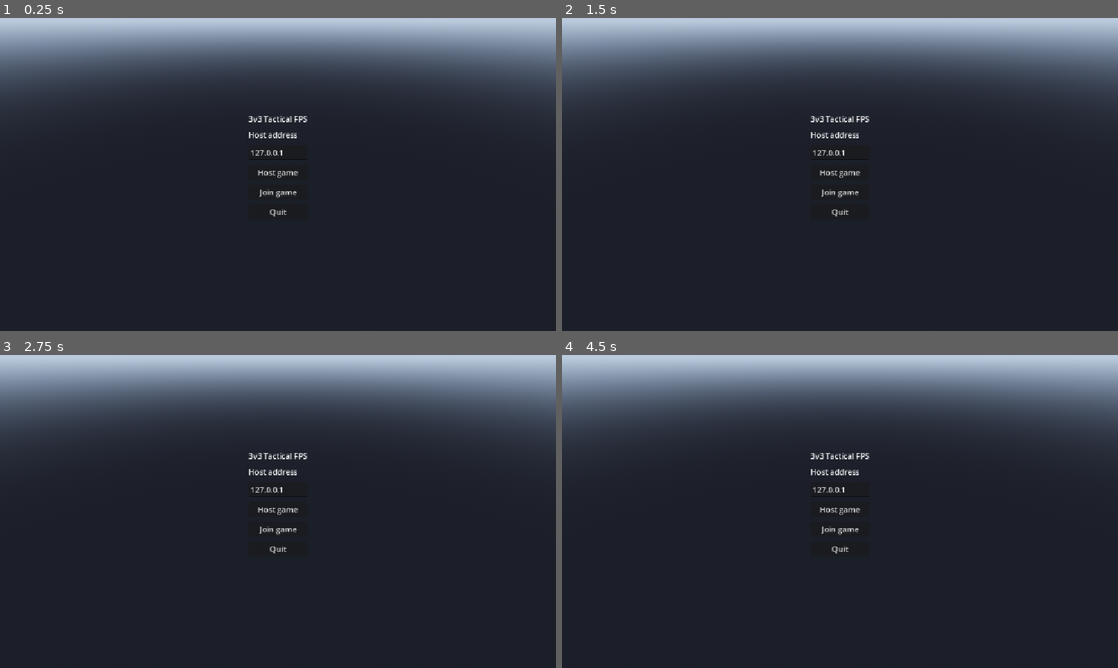
Above: before the commit, frames 1-4 (two rows, left to right).
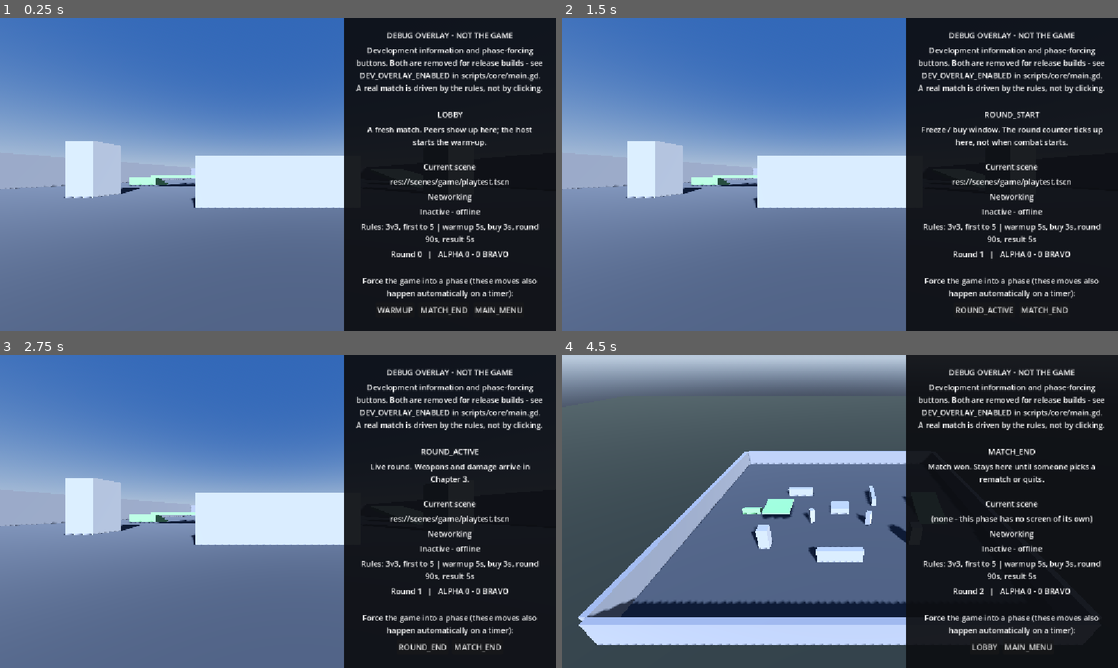
Above: after the commit, the same moments.

Repository: haroonirfan123/tactical-fps
Game: Godot game, scene res://scenes/core/main.tscn
The game is run twice, just before and just after one commit, with the same random seed, the same clock (stepped at 60 frames per second) and the same inputs.
Inputs (mouse positions are in pixels of both pictures, inside the frame that each line leads up to):
- Up to frame 1 (0.25 s): no input
- Up to frame 2 (1.5 s): click (956, 309) at 0.5 s, where only the run after the commit has a clickable "WARMUP"; click (984, 309) at 1.25 s, where only the run after the commit has a clickable "ROUND_START"
- Up to frame 3 (2.75 s): click (422, 646) at 2 s, where only the run after the commit has a clickable "ROUND_ACTIVE"
- Up to frame 4 (4.5 s): click (984, 646) at 2.75 s, where only the run after the commit has a clickable "ROUND_END"; click (984, 646) at 3.5 s, where only the run after the commit has a clickable "ROUND_START"; click (1045, 646) at 4.25 s, where only the run after the commit has a clickable "MATCH_END"

The runs differ from the first frame. In frame 1, 75% of the frame differs, in the area x 0-100%, y 0-100%; in frame 2, 75%; in frame 3, 75%; in frame 4, 64%.

Commit message:
Add the Chapter 2 playtest environment and boot directly into it
The game now starts in a playable test environment rather than the main menu,
so F5 goes straight to movement testing. Chapter 1's menu, router and phase
machine are untouched and still work.

playtest.tscn instances the existing placeholder environment rather than
duplicating it, spawns the Player at AlphaSpawn, and disables the
placeholder's overview camera so the player's own camera is the only one.
The scene exposes its player as @export so later chapters can reach it.

placeholder_environment.gd gains the three surfaces a movement controller has
to be tested on, none of which existed in the flat grey box:
- a 15 degree ramp, a 4-step staircase, and a 1.2 m low overhang to crouch
  under. The overhang sits deliberately between the crouched height of 1.1 m
  and the standing height of 1.8 m, which is the only way to prove that
  standing up inside it is refused.
They are generated from shared helpers, in a distinct colour, and are
documented as having no gameplay purpose - Chapter 7 deletes them with the rest
of the placeholder.

The ramp's low end is seated so its top surface is flush with the floor at
y = 0. Seating the box's lowest corner on the ground instead - the obvious
approach - leaves an 0.48 m lip at the bottom that the controller cannot
climb, so the ramp is unusable.

main.gd gains BOOT_INTO_PLAYTEST, and playtest is mapped to every in-match
phase. When two phases map to the same PackedScene the existing instance is
reused rather than respawned, so a phase change does not teleport the player
back to spawn. The main menu is the one screen with no overlay, so the debug
readout does not sit on top of it.

Diff:
--- /dev/null
+++ b/scenes/game/playtest.tscn
@@ -0,0 +1,9 @@
+[gd_scene load_steps=3 format=3]
+
+[ext_resource type="Script" path="res://scripts/game/playtest.gd" id="1_playtest"]
+[ext_resource type="PackedScene" path="res://scenes/game/placeholder_environment.tscn" id="2_environment"]
+
+[node name="Playtest" type="Node3D"]
+script = ExtResource("1_playtest")
+
+[node name="Environment" parent="." instance=ExtResource("2_environment")]
--- a/scripts/core/main.gd
+++ b/scripts/core/main.gd
@@ -23,18 +23,50 @@
 
 const DEV_OVERLAY := preload("res://scenes/ui/dev_overlay.tscn")
 
+## Chapter 2 boots straight into the playtest, because there is no real game to
+## go to yet: no lobby, no team select, nothing to choose. The main menu still
+## exists and still works, it is simply not the front door for now.
+##
+## This is the whole of the temporary arrangement. Set it to false and the game
+## opens on the Chapter 1 main menu again; Chapter 4 does exactly that, once
+## there is a real lobby worth entering.
+const BOOT_INTO_PLAYTEST := true
+
 ## Phase -> screen scene. Phases with no entry fall through to the debug
 ## overlay plus the placeholder arena, which is correct for every phase until
 ## each one has a scene of its own.
+##
+## All five gameplay phases deliberately share one scene. They are different
+## phases of the same thing - a match with a player in it - and none of them has
+## its own presentation yet, so there is nothing to distinguish between them.
+## Once rounds have a real round-start screen, that phase gets its own entry
+## here and the rest stay pointed at the playtest.
 const SCREENS := {
 	GamePhase.Phase.MAIN_MENU: preload("res://scenes/ui/main_menu.tscn"),
+	GamePhase.Phase.LOBBY: preload("res://scenes/game/playtest.tscn"),
+	GamePhase.Phase.WARMUP: preload("res://scenes/game/playtest.tscn"),
+	GamePhase.Phase.ROUND_START: preload("res://scenes/game/playtest.tscn"),
+	GamePhase.Phase.ROUND_ACTIVE: preload("res://scenes/game/playtest.tscn"),
+	GamePhase.Phase.ROUND_END: preload("res://scenes/game/playtest.tscn"),
 }
+
+## Screens that bring their own complete interface, where the debug overlay
+## would only get in the way. Every other screen keeps the overlay up, which is
+## what lets the playtest report FPS, player position and movement state while
+## it is being played.
+const SCREENS_WITHOUT_OVERLAY := [
+	GamePhase.Phase.MAIN_MENU,
+]
 
 @onready var _screen_host: Node = %ScreenHost
 @onready var _placeholder: Node3D = %PlaceholderEnvironment
 
 ## The screen currently in the tree, if any. Freed on every phase change.
 var _current_screen: Node = null
+
+## Which [PackedScene] [member _current_screen] was built from, so a phase
+## change between two phases that share a screen can be recognised and ignored.
+var _current_screen_scene: PackedScene = null
 
 ## Null when [constant DEV_OVERLAY_ENABLED] is false.
 var _dev_overlay: CanvasLayer = null
@@ -48,6 +80,12 @@
 		# Assigned before adding, so the overlay's _ready can already read it.
 		_dev_overlay.screen_host = _screen_host
 		add_child(_dev_overlay)
+
+	# Done before the first render below, so the main menu is never even
+	# instantiated on the way into the playtest. GameManager has already run
+	# its own _ready by now, because autoloads are set up before the main scene.
+	if BOOT_INTO_PLAYTEST:
+		GameManager.change_state(GamePhase.Phase.LOBBY)
 
 	# The game is already in a phase by the time this scene loads, so render
 	# once here instead of only reacting to future changes.
@@ -73,21 +111,41 @@
 
 
 ## Removes the outgoing screen and instantiates the incoming one, if this phase
-## has a real screen. Hides the placeholder and the overlay when it does.
+## has a real screen.
 func _swap_screen(phase: int) -> void:
+	var wanted: PackedScene = SCREENS.get(phase, null)
+
+	# Several phases share one screen on purpose. Rebuilding it between them
+	# would throw away live state for nothing - most visibly the player, who
+	# would respawn at the top of the map on every round transition. Keeping
+	# the live instance is also the behaviour a real game wants: the match does
+	# not restart because the round counter moved.
+	if wanted != null and wanted == _current_screen_scene and is_instance_valid(_current_screen):
+		_apply_screen_mode(phase)
+		return
+
 	if _current_screen != null:
 		_current_screen.queue_free()
 		_current_screen = null
+	_current_screen_scene = null
 
-	if SCREENS.has(phase):
-		_current_screen = SCREENS[phase].instantiate()
+	if wanted != null:
+		_current_screen = wanted.instantiate()
+		_current_screen_scene = wanted
 		_screen_host.add_child(_current_screen)
 
-	# A real screen means a real phase is fully handled, so the placeholder
-	# arena and the debug overlay both stand down. They return together for
-	# every other phase, which is the correct fallback until each has a scene
-	# of its own.
-	var showing_fallback: bool = _current_screen == null
-	_placeholder.visible = showing_fallback
+	_apply_screen_mode(phase)
+
+
+## Decides which development scaffolding is on screen.
+func _apply_screen_mode(phase: int) -> void:
+	# [member PlaceholderEnvironment] is the fallback for phases with no screen
+	# of their own. Note that the playtest brings its own copy of the same
+	# environment, so while a screen is showing this one is hidden rather than
+	# absent. That is deliberate: it keeps the Chapter 1 fallback intact for
+	# phases nothing has been written for yet, instead of every new screen
+	# having to own the arena.
+	_placeholder.visible = _current_screen == null
+
 	if _dev_overlay != null:
-		_dev_overlay.visible = showing_fallback
+		_dev_overlay.visible = not SCREENS_WITHOUT_OVERLAY.has(phase)
--- a/scripts/game/placeholder_environment.gd
+++ b/scripts/game/placeholder_environment.gd
@@ -1,7 +1,7 @@
 class_name PlaceholderEnvironment
 extends Node3D
-## A throwaway grey-box arena. It exists for one reason: to prove that the
-## project renders, lights and simulates before there is a real map to load.
+## A throwaway grey-box arena. It exists for one reason: to give the player
+## something solid to stand on, walk into, and fail to walk through.
 ##
 ## [b]Everything in here is disposable.[/b] Chapter 7 deletes this scene and
 ## replaces it with the real map. Nothing outside [GameManager] should ever
@@ -10,11 +10,18 @@
 ## then.
 ##
 ## What lives in the [code].tscn[/code] and what lives here is a deliberate
-## split. The ground, walls, sky, light and camera are [b]authored[/b] in the
-## scene file so they can be clicked and adjusted in the Inspector. The cover
-## blocks are [b]generated[/b] because they are near-identical, and a loop is
-## a better home for them than a dozen copy-pasted nodes that all have to be
-## deleted again in Chapter 7.
+## split. The ground, walls, sky, light, camera and spawn points are
+## [b]authored[/b] in the scene file so they can be clicked and adjusted in the
+## Inspector. Everything below is [b]generated[/b], because each piece is
+## near-identical and a loop is a better home for it than a dozen copy-pasted
+## nodes that all have to be deleted again in Chapter 7.
+##
+## The generated groups, in the order they are built:
+## [codeblock]
+## Cover - chest-high blocks to walk around and hide behind
+## Ramp  - one sloped slab, to prove the controller follows sloping ground
+## Steps - a short staircase, to prove the step-up logic
+## [/codeblock]
 
 ## Cover block layout. Each entry is [code][centre, size, yaw_degrees][/code].
 ## Positions are metres relative to the centre of the floor, with [code]y = 0[/code]
@@ -32,24 +39,62 @@
 	[Vector3(0.0, 0.0, 16.0), Vector3(8.0, 2.5, 1.0), 0.0],
 ]
 
+# --- Movement test features (Chapter 2) -------------------------------
+# These have no gameplay purpose whatsoever. They exist so the movement
+# controller can be walked over something that is not a flat plane, because a
+# controller that only ever gets tested on a flat floor hides every one of its
+# real bugs: no slope following, no step climbing, no floor snapping.
+
+## One sloped slab on the east side. 15 degrees is a clear, unambiguous grade -
+## shallow enough that the controller has no excuse for bouncing off it, steep
+## enough that a failure to follow the surface is obvious from across the room.
+const RAMP_CENTRE := Vector3(20.0, 0.0, 0.0)
+const RAMP_SIZE := Vector3(6.0, 0.5, 10.0)
+const RAMP_PITCH_DEGREES := 15.0
+
+## A staircase on the west side. Each step rises [constant STEP_RISE], which is
+## deliberately under the controller's 0.4 m step height so walking up it is
+## seamless; raise it above that value and the player has to jump, which is also
+## a useful thing to be able to test.
+const STEP_ORIGIN := Vector3(-20.0, 0.0, -1.2)
+const STEP_COUNT := 4
+const STEP_RISE := 0.3
+const STEP_TREAD := 0.6
+const STEP_WIDTH := 4.0
+
+## A low slab to crouch under. [constant OVERHANG_CLEARANCE] is the gap between
+## the floor and its underside, and it is the number that matters: it sits
+## above the crouched height of 1.1 m and below the standing height of 1.8 m, so
+## the player fits underneath only while crouched. Standing up inside it has to
+## be refused, and the only way to prove that is to build something to refuse it
+## inside of.
+const OVERHANG_CENTRE := Vector3(-14.0, 0.0, 0.0)
+const OVERHANG_CLEARANCE := 1.2
+const OVERHANG_THICKNESS := 0.4
+
 ## Shared by every generated block. One material for all of them keeps the
 ## generated geometry visually distinct from the authored floor and walls,
 ## which makes it obvious at a glance what was made in code.
 const COVER_COLOUR := Color(0.52, 0.54, 0.57)
 
+## The movement test features get their own colour so it is immediately clear
+## which geometry exists to be tested and which exists to be played around.
+const TEST_COLOUR := Color(0.45, 0.62, 0.48)
+
 
 func _ready() -> void:
 	_build_cover()
+	_build_ramp()
+	_build_steps()
+	_build_overhang()
 
 
 ## Builds one [StaticBody3D] per entry in [constant COVER_BLOCKS]. A
-## [StaticBody3D] rather than a bare [MeshInstance3D] because Chapter 3's
-## player is a [CharacterBody3D] and would fall straight through a mesh that
-## has no collision shape.
+## [StaticBody3D] rather than a bare [MeshInstance3D] because the player is a
+## [CharacterBody3D] and would fall straight through a mesh that has no
+## collision shape.
 func _build_cover() -> void:
-	var material := StandardMaterial3D.new()
-	material.albedo_color = COVER_COLOUR
-	material.roughness = 1.0
+	var material := _make_material(COVER_COLOUR)
 
 	for i in COVER_BLOCKS.size():
 		var block: Array = COVER_BLOCKS[i]
@@ -57,33 +102,94 @@
 		var size: Vector3 = block[1]
 		var yaw_degrees: float = block[2]
 
-		# Each block is its own StaticBody3D so it can be moved, rotated or
-		# deleted on its own later without unpicking a shared parent.
-		var body := StaticBody3D.new()
-		body.name = "Cover%d" % (i + 1)
+		var body := _add_box("Cover%d" % (i + 1), size, material)
 		# Lifted by half its height so the box rests on the floor instead of
 		# straddling it.
 		body.position = centre + Vector3(0.0, size.y * 0.5, 0.0)
 		body.rotation.y = deg_to_rad(yaw_degrees)
 
-		var mesh_instance := MeshInstance3D.new()
-		# Named explicitly. An unnamed node added at runtime gets an auto
-		# generated name like @MeshInstance3D@412, which is unreadable in the
-		# remote scene tree and impossible to address with get_node().
-		mesh_instance.name = "Mesh"
-		var box_mesh := BoxMesh.new()
-		box_mesh.size = size
-		mesh_instance.mesh = box_mesh
-		mesh_instance.material_override = material
-		body.add_child(mesh_instance)
 
-		# Mesh and collider are sized separately on purpose. Editing the mesh
-		# to look right should never silently change what you can walk into.
-		var collision := CollisionShape3D.new()
-		collision.name = "Collision"
-		var box_shape := BoxShape3D.new()
-		box_shape.size = size
-		collision.shape = box_shape
-		body.add_child(collision)
+## Builds the single sloped slab.
+func _build_ramp() -> void:
+	var pitch := deg_to_rad(RAMP_PITCH_DEGREES)
+	var body := _add_box("Ramp", RAMP_SIZE, _make_material(TEST_COLOUR))
+	body.position = RAMP_CENTRE + Vector3(0.0, _ramp_centre_height(RAMP_SIZE, pitch), 0.0)
+	body.rotation.x = pitch
 
-		add_child(body)
+
+## How far to lift a sloped box so its [b]top surface at the low end[/b] lands on
+## the floor.
+##
+## This is not the same as seating the box's lowest corner on the ground, which
+## is the obvious thing to try and is wrong here: a box rotates about its
+## centre, so seating the corner leaves the low end of the walking surface
+## floating half the box's thickness above the floor. The player then faces a
+## lip they cannot step over and a slab they cannot get onto, which looks
+## exactly like broken slope handling.
+##
+## Sinking the top surface to the floor instead buries the underside of the
+## slab below it, which is harmless and leaves no gap to fall through.
+static func _ramp_centre_height(size: Vector3, pitch_radians: float) -> float:
+	return size.z * 0.5 * sin(pitch_radians) - size.y * 0.5 * cos(pitch_radians)
+
+
+## Builds the staircase, each step a box tall enough to be its own step and
+## resting on the floor rather than stacked on the one below. Stacking would be
+## fewer nodes, but a player who clips a corner of the lower step would snag on
+## the joint between two boxes rather than on a clean vertical face.
+func _build_steps() -> void:
+	var material := _make_material(TEST_COLOUR)
+
+	for i in STEP_COUNT:
+		var height := STEP_RISE * float(i + 1)
+		var size := Vector3(STEP_WIDTH, height, STEP_TREAD)
+		var body := _add_box("Step%d" % (i + 1), size, material)
+		body.position = STEP_ORIGIN + Vector3(0.0, height * 0.5, float(i) * STEP_TREAD)
+
+
+## Builds the low slab the crouch test happens underneath.
+func _build_overhang() -> void:
+	var size := Vector3(6.0, OVERHANG_THICKNESS, 6.0)
+	var body := _add_box("Overhang", size, _make_material(TEST_COLOUR))
+	body.position = OVERHANG_CENTRE + Vector3(0.0, OVERHANG_CLEARANCE + size.y * 0.5, 0.0)
+
+
+func _make_material(colour: Color) -> StandardMaterial3D:
+	var material := StandardMaterial3D.new()
+	material.albedo_color = colour
+	material.roughness = 1.0
+	return material
+
+
+## Creates one solid box: a [StaticBody3D] with a matching mesh and collider,
+## already parented to this scene.
+##
+## Every generated shape in this file goes through here. Each box is its own
+## body so it can be moved, rotated or deleted on its own later without
+## unpicking a shared parent, and the mesh and collider are sized separately on
+## purpose: editing the mesh to look right should never silently change what
+## you can walk into.
+func _add_box(node_name: String, size: Vector3, material: Material) -> StaticBody3D:
+	var body := StaticBody3D.new()
+	# Named explicitly. An unnamed node added at runtime gets an auto-generated
+	# name like @MeshInstance3D@412, which is unreadable in the remote scene tree
+	# and impossible to address with get_node().
+	body.name = node_name
+
+	var mesh_instance := MeshInstance3D.new()
+	mesh_instance.name = "Mesh"
+	var box_mesh := BoxMesh.new()
+	box_mesh.size = size
+	mesh_instance.mesh = box_mesh
+	mesh_instance.material_override = material
+	body.add_child(mesh_instance)
+
+	var collision := CollisionShape3D.new()
+	collision.name = "Collision"
+	var box_shape := BoxShape3D.new()
+	box_shape.size = size
+	collision.shape = box_shape
+	body.add_child(collision)
+
+	add_child(body)
+	return body
--- /dev/null
+++ b/scripts/game/playtest.gd
@@ -0,0 +1,64 @@
+class_name Playtest
+extends Node3D
+## The screen shown while there is no real game to get into: the grey box with
+## one controllable player in it.
+##
+## [b]This is a development harness, not a level and not a match.[/b] It exists
+## so the player controller can be walked around and broken on purpose. Chapter
+## 7 replaces the environment and Chapter 8 replaces the presentation; the
+## player scene itself survives both, untouched.
+##
+## Everything the player does stays inside the [Player] scene. This node's only
+## jobs are choosing a spawn point, handing control to the player, and making
+## sure the grey box's Chapter 1 overview camera does not fight it for the
+## screen.
+
+const PLAYER_SCENE := preload("res://scenes/player/player.tscn")
+
+## Which of the grey box's spawn markers to use. The grey box authors two,
+## one per side, because Chapter 4 will need both. A solo playtest has no sides
+## yet, so it just picks one.
+const SPAWN_MARKER_NAME := "AlphaSpawn"
+
+## Used only if the marker is missing, so a renamed node in the environment
+## degrades into a slightly odd spawn rather than a null reference crash in the
+## middle of [method _ready].
+const FALLBACK_SPAWN := Vector3(0.0, 0.0, 20.0)
+
+## The live player, exposed so the debug overlay can read its position and
+## movement state without searching the tree for it.
+var player: Player = null
+
+
+func _ready() -> void:
+	_step_aside_from_overview_camera()
+	_spawn_player()
+
+
+## The grey box keeps the elevated camera it needed in Chapter 1, to prove the
+## scene rendered at all. Godot would hand the screen to the player anyway on
+## its own, but doing it here in the right order means the frame is never drawn
+## with two cameras both claiming to be current.
+func _step_aside_from_overview_camera() -> void:
+	var overview := find_child("OverviewCamera", true, false) as Camera3D
+	if overview != null:
+		overview.current = false
+
+
+func _spawn_player() -> void:
+	player = PLAYER_SCENE.instantiate() as Player
+	player.name = "Player"
+	add_child(player)
+
+	# Added to the tree first, so the player's own _ready has run - it is what
+	# applies the standing collider and captures the mouse - before it is moved
+	# into place.
+	player.teleport_to(_spawn_point(), 0.0)
+
+
+func _spawn_point() -> Vector3:
+	var marker := get_node_or_null("Environment/%s" % SPAWN_MARKER_NAME) as Marker3D
+	if marker == null:
+		push_warning("Playtest: no '%s' marker under Environment." % SPAWN_MARKER_NAME)
+		return FALLBACK_SPAWN
+	return marker.global_position
Not shown, added: scripts/game/playtest.gd.uid
